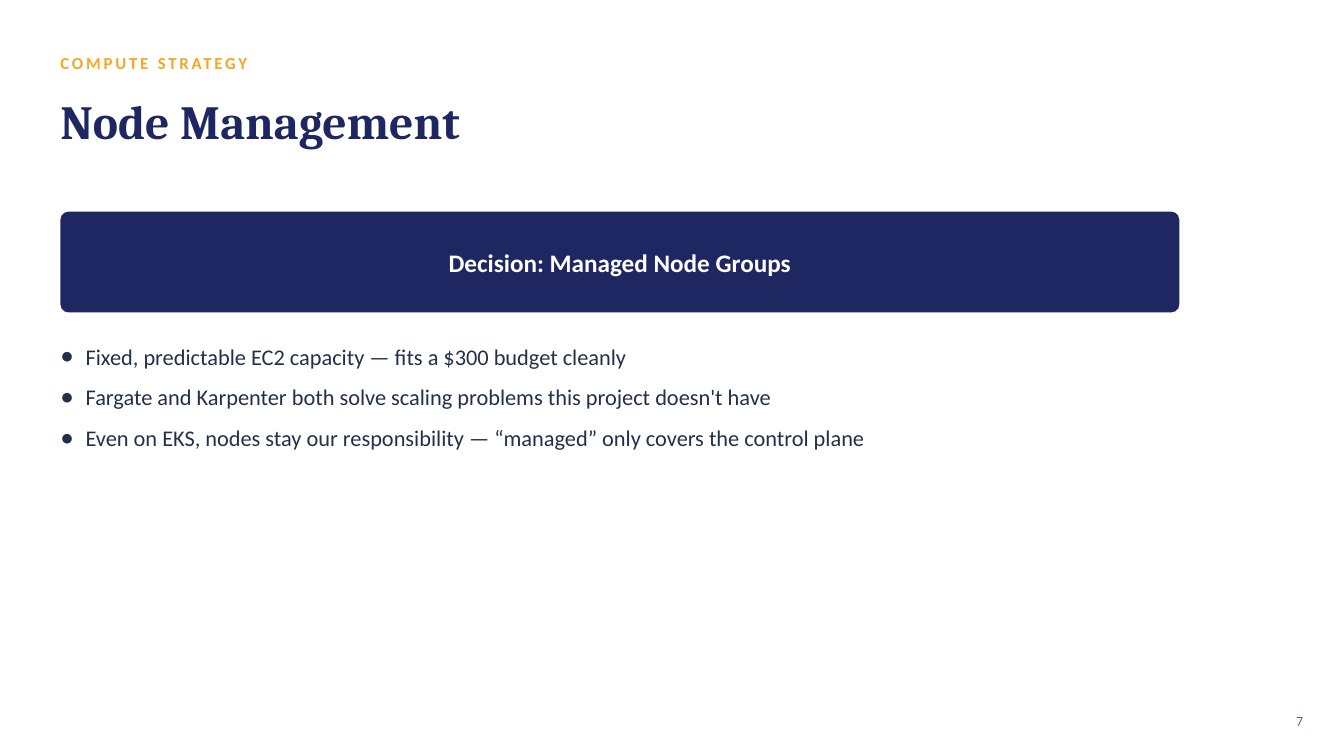
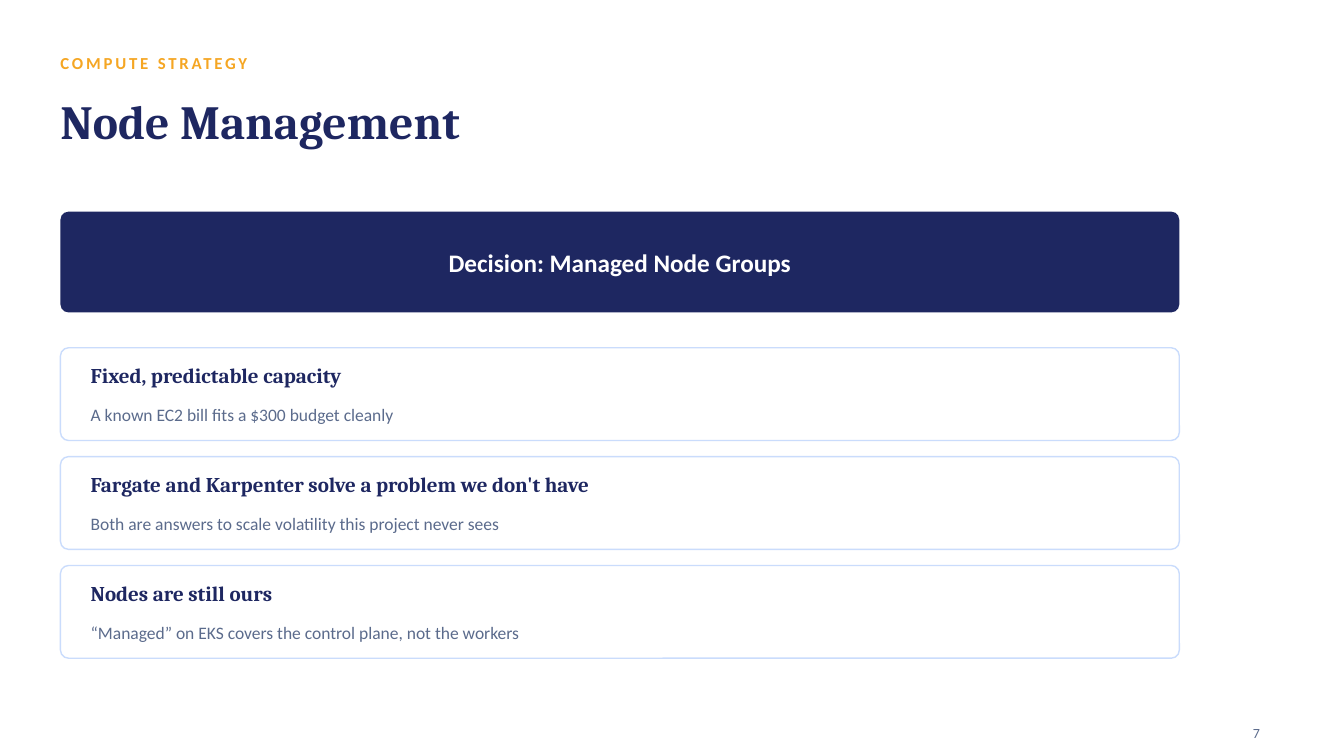
Before and after one commit to rotemamt/statuspage-on-aws-eks, a slide deck: slide 7 of Status-Page-Presentation.pptx. Drawn at 1344x756 pixels with LibreOffice and Linux fonts; fonts in the diff are those of the drawing. Boxes give left, top, right and bottom in pixels: in the first picture for what was removed or moved away, otherwise in the second. Text is boxed around its words. In the diff, an @@ line names an element or a change of style, - is before the commit and + after.

```diff
--- a/Status-Page-Presentation.pptx
+++ b/Status-Page-Presentation.pptx
@@ rounded rectangle added at (60,348,1180,441), fill #FFFFFF, outline #CADCFC 1 pt @@
@@ text removed at (86,349,864,450) @@
-● Fixed, predictable EC2 capacity — fits a $300 budget cleanly
-● Fargate and Karpenter both solve scaling problems this project doesn't have
-● Even on EKS, nodes stay our responsibility — “managed” only covers the control plane
@@ text added at (91,368,341,388), 15 pt, text #1E2761, bold @@
+Fixed, predictable capacity
@@ text added at (91,409,394,424), 12.5 pt, text #5B6B8C @@
+A known EC2 bill fits a $300 budget cleanly
@@ rounded rectangle added at (60,457,1180,549), fill #FFFFFF, outline #CADCFC 1 pt @@
@@ text added at (91,477,589,497), 15 pt, text #1E2761, bold @@
+Fargate and Karpenter solve a problem we don't have
@@ text added at (91,518,499,533), 12.5 pt, text #5B6B8C @@
+Both are answers to scale volatility this project never sees
@@ rounded rectangle added at (60,566,1180,658), fill #FFFFFF, outline #CADCFC 1 pt @@
@@ text added at (91,586,273,601), 15 pt, text #1E2761, bold @@
+Nodes are still ours
@@ text added at (91,626,519,642), 12.5 pt, text #5B6B8C @@
+“Managed” on EKS covers the control plane, not the workers
@@ text "7": place and size @@
-text "7" at (1296,717,1303,726)
+text "7" at (1253,729,1260,738)
@@ text "7" at (1253,729,1260,738): alignment right to left @@
```
Also in this commit, not shown: 12 other slides changed, 1 slide added, 1 slide removed, 3 other files.
